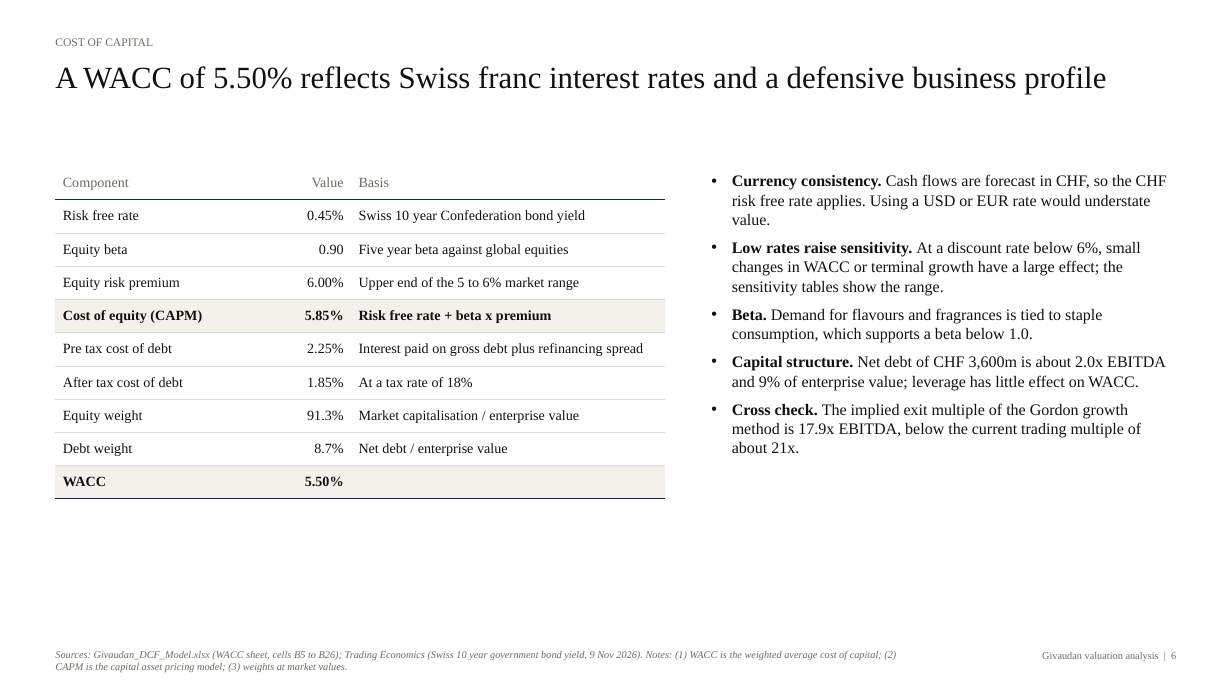
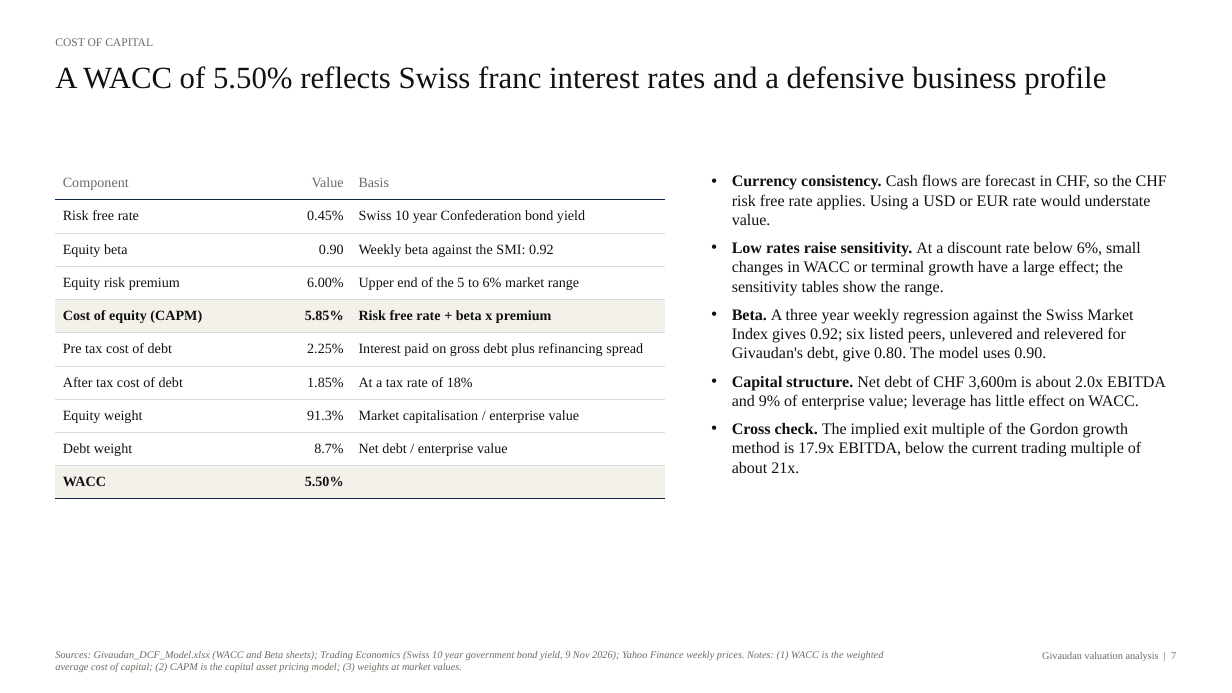
Before and after one commit to pascalielric/financelab, a slide deck: slide 7 of downloads/Givaudan_Valuation_Deck.pptx (slide 6 before the commit). Drawn at 1232x693 pixels with LibreOffice and Linux fonts; fonts in the diff are those of the drawing. Boxes give left, top, right and bottom in pixels: in the first picture for what was removed or moved away, otherwise in the second. Text is boxed around its words. In the diff, an @@ line names an element or a change of style, - is before the commit and + after.

```diff
--- a/downloads/Givaudan_Valuation_Deck.pptx
+++ b/downloads/Givaudan_Valuation_Deck.pptx
@@ table at (x1=55, y1=166, x2=665, y2=499) @@
-row 3, column 3: Five year beta against global equities
+row 3, column 3: Weekly beta against the SMI: 0.92
@@ text at (x1=732, y1=309, x2=1133, y2=362): text changed @@
-• Beta. Demand for flavours and fragrances is tied to staple consumption, which supports a beta below 1.0.
+• Beta. A three year weekly regression against the Swiss Market Index gives 0.92; six listed peers, unlevered and relevered for Givaudan's debt, give 0.80. The model uses 0.90.
@@ text at (x1=55, y1=651, x2=883, y2=672): text changed @@
-Sources: Givaudan_DCF_Model.xlsx (WACC sheet, cells B5 to B26); Trading Economics (Swiss 10 year government bond yield, 9 Nov 2026). Notes: (1) WACC is the weighted average cost of capital; (2) CAPM is the capital asset pricing model; (3) weights at market values.
+Sources: Givaudan_DCF_Model.xlsx (WACC and Beta sheets); Trading Economics (Swiss 10 year government bond yield, 9 Nov 2026); Yahoo Finance weekly prices. Notes: (1) WACC is the weighted average cost of capital; (2) CAPM is the capital asset pricing model; (3) weights at market values.
@@ text at (x1=1042, y1=652, x2=1176, y2=661): text changed @@
-Givaudan valuation analysis | 6
+Givaudan valuation analysis | 7
```
Also in this commit, not shown: 8 other slides changed, 2 slides added, 16 other files.
